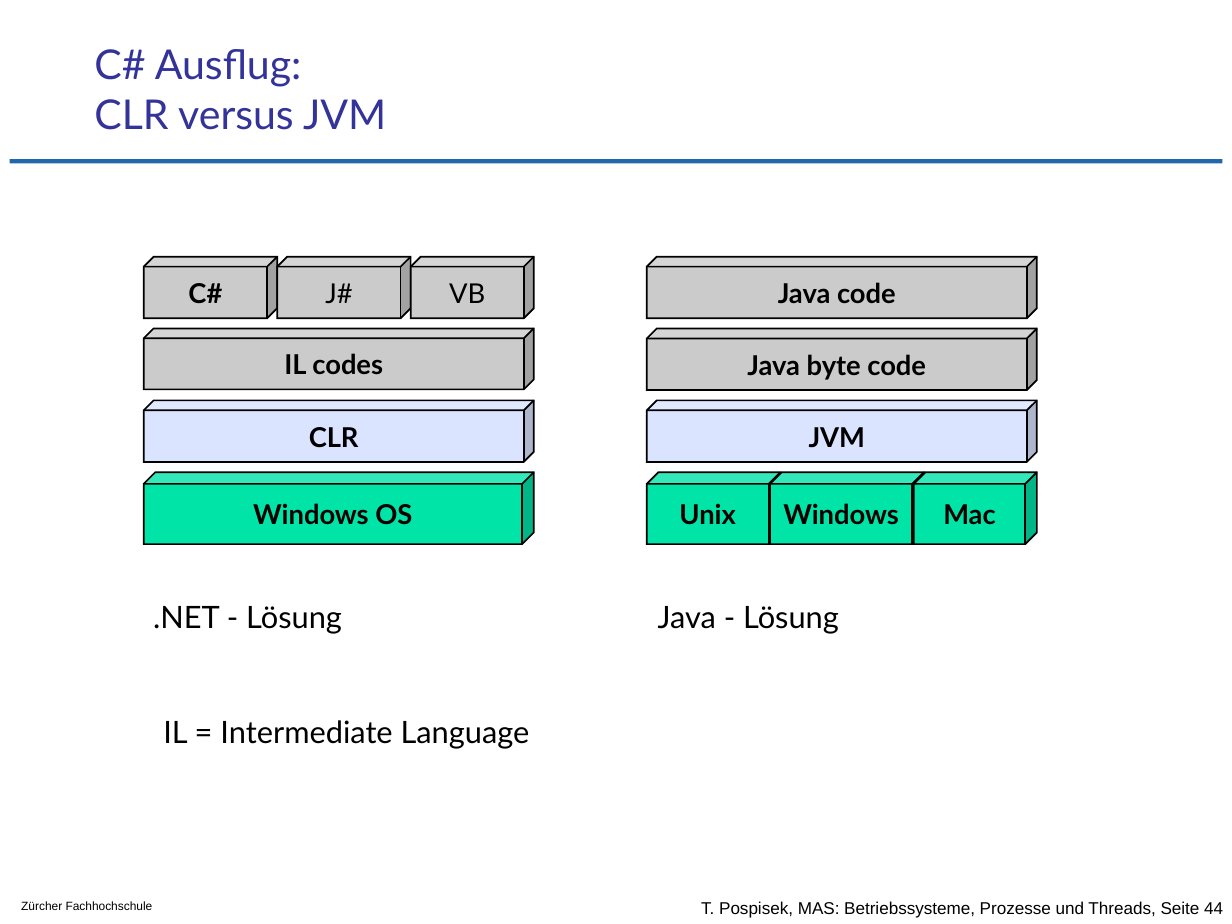
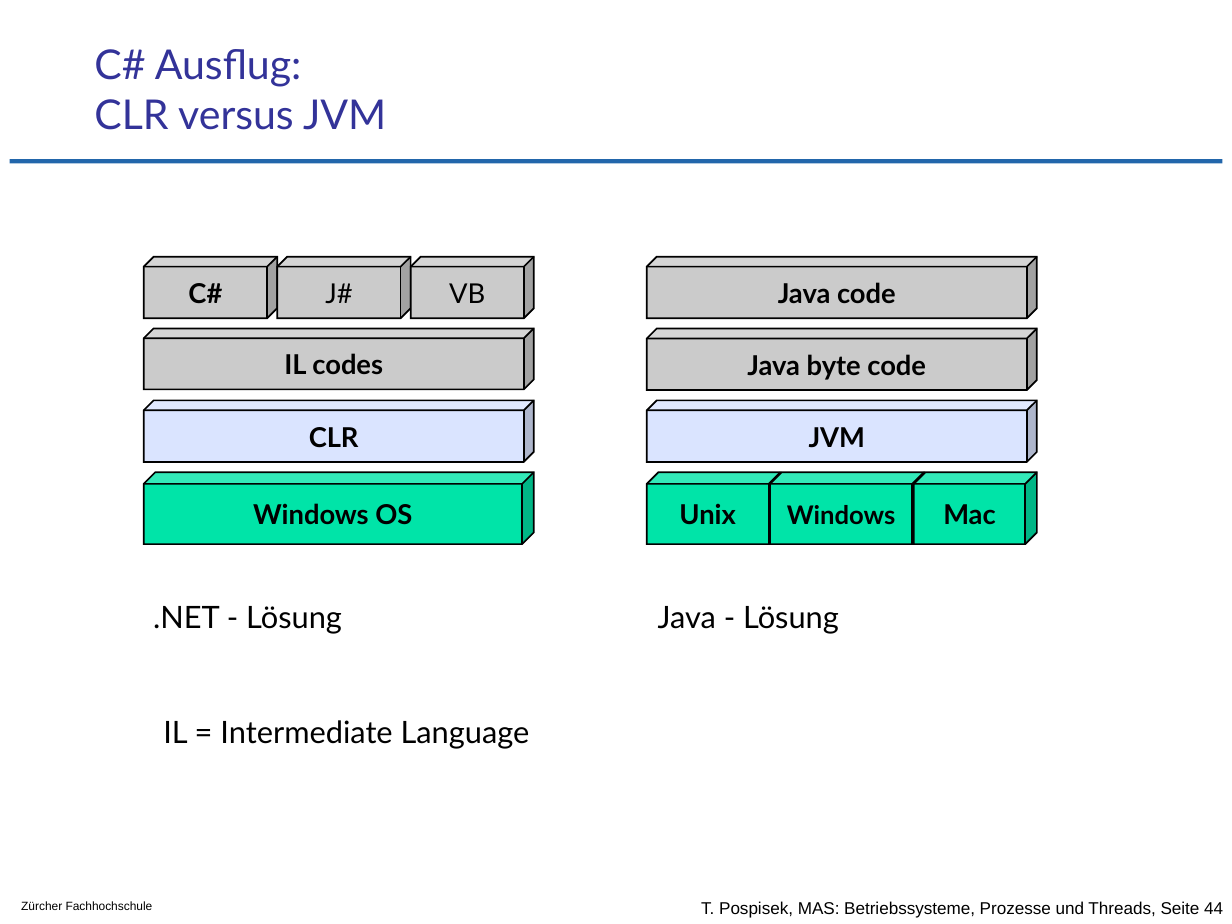
Before and after one commit to tpo/betriebssysteme, a slide deck: slide 44 of 05-2_Prozesse_und_Threads.odp. Drawn at 1232x924 pixels with LibreOffice and Linux fonts; fonts in the diff are those of the drawing; background and template pictures are left out. Boxes give left, top, right and bottom in pixels: in the first picture for what was removed or moved away, otherwise in the second. Text is boxed around its words. In the diff, an @@ line names an element or a change of style, - is before the commit and + after.

```diff
--- a/05-2_Prozesse_und_Threads.odp
+++ b/05-2_Prozesse_und_Threads.odp
@@ cube "Windows" at [770,472,924,543]: size 16 to 15 pt @@
```
Also in this commit, not shown: 5 other slides changed.
